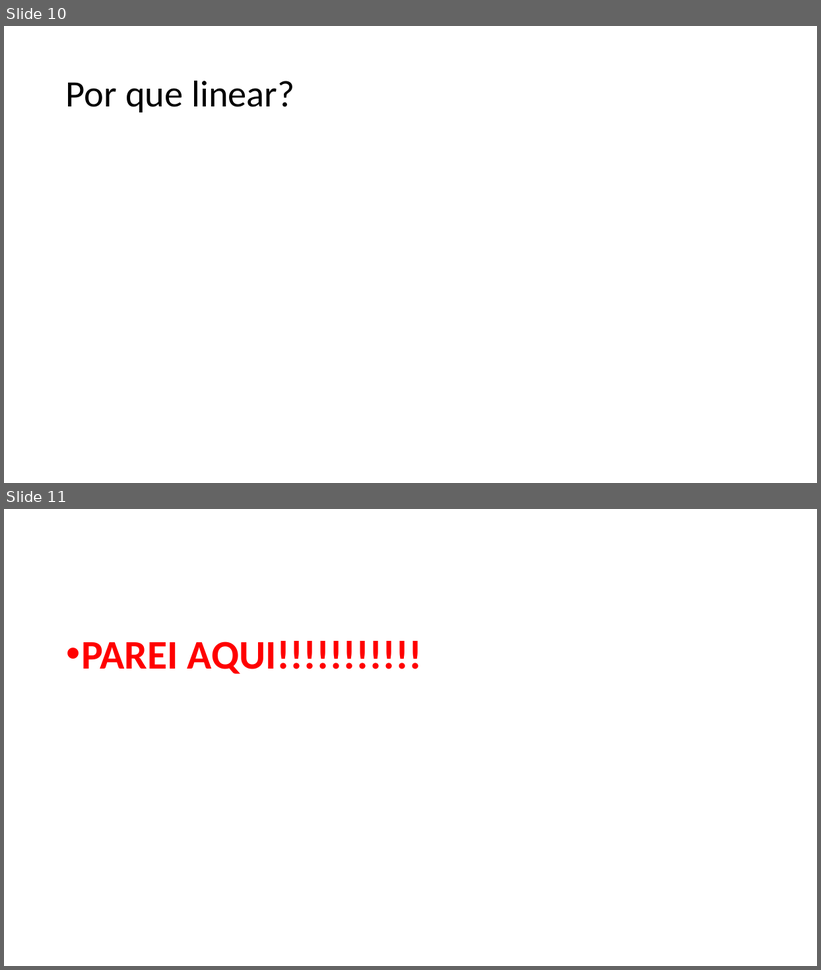
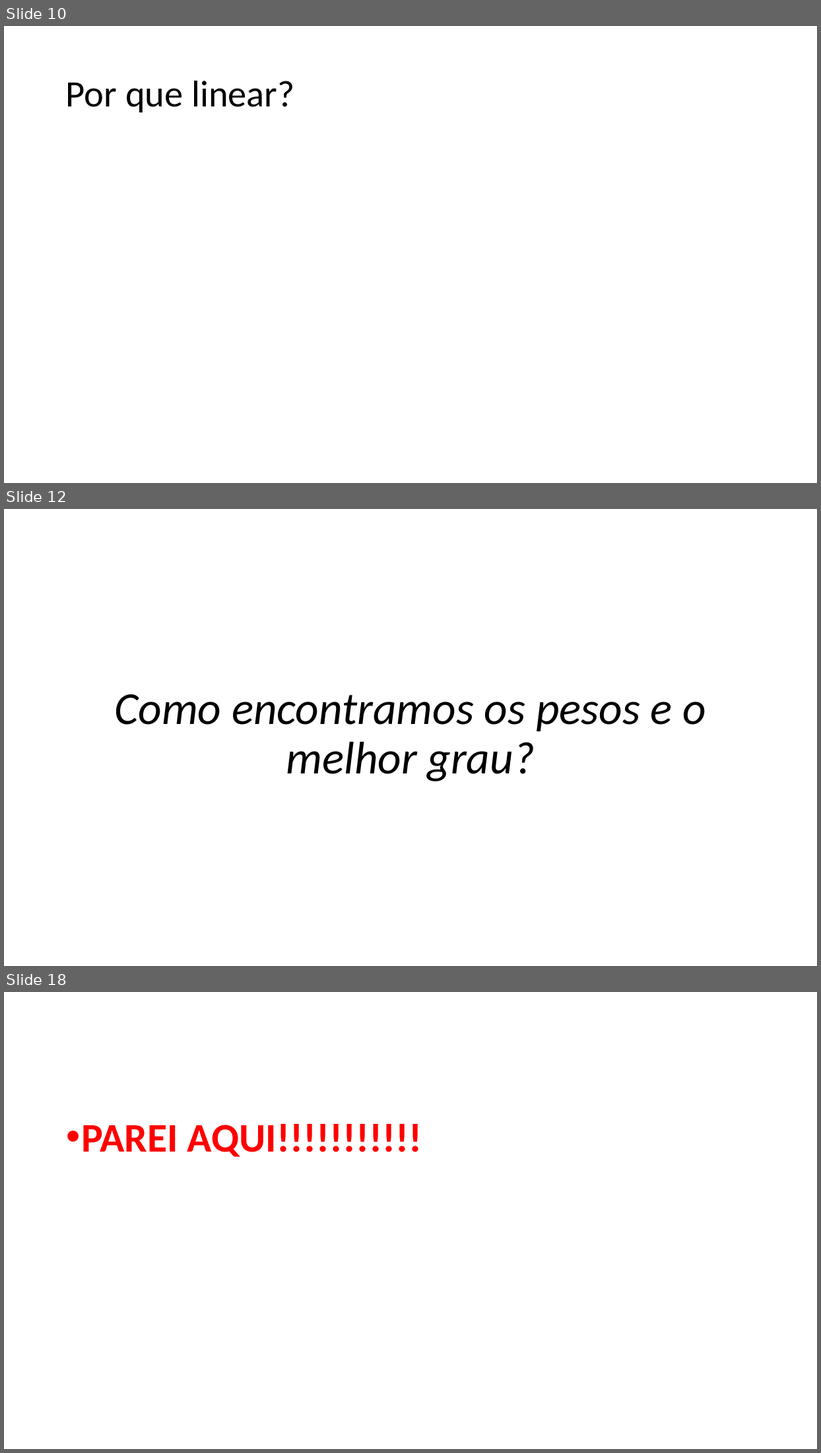
Before and after one commit to zz4fap/c24_inteligencia_artificial, a slide deck: slides/C24_Regressão.pptx. Shown one above the other, each under a label of ours: slides 10 and 11 before the commit, slides 10, 12 and 18 after it; the slides between them are not shown. The pictures are 821x970 and 821x1453 pixels, drawn with LibreOffice and Linux fonts; fonts in the diff are those of the drawing; grey boxes stand for pictures. Boxes give left, top, right and bottom in pixels: in the first picture for what was removed or moved away, otherwise in the second. Text is boxed around its words. In the diff, an @@ line names an element or a change of style, - is before the commit and + after.

```diff
--- a/slides/C24_Regressão.pptx
+++ b/slides/C24_Regressão.pptx
@@ slide 12 added at (4, 509, 817, 966), background #FFFFFF @@
@@ text added at (114, 694, 707, 782), 54 pt, text #000000, italic @@
+Como encontramos os pesos e o melhor grau?
@@ what was slide 11 is now slide 18 @@
```
Also in this commit, not shown: 1 slide changed, 6 other slides added, 1 slide removed.
